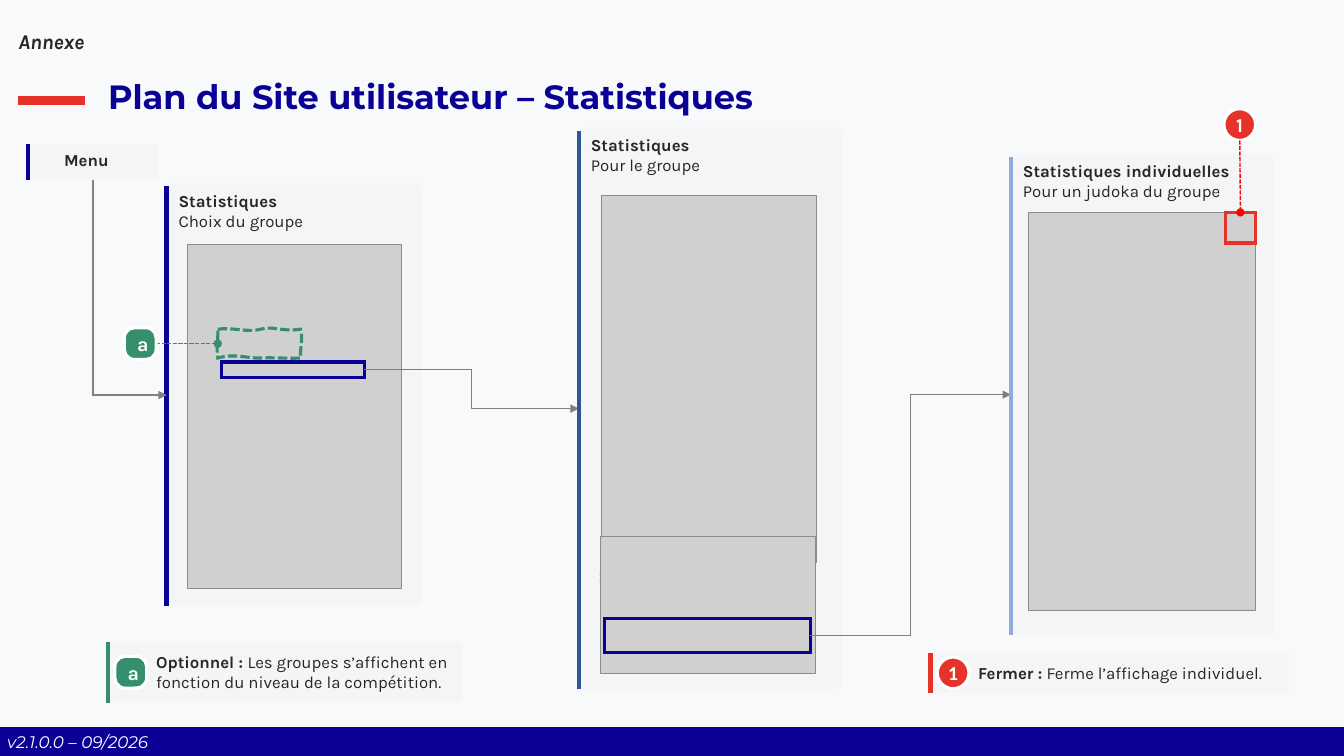
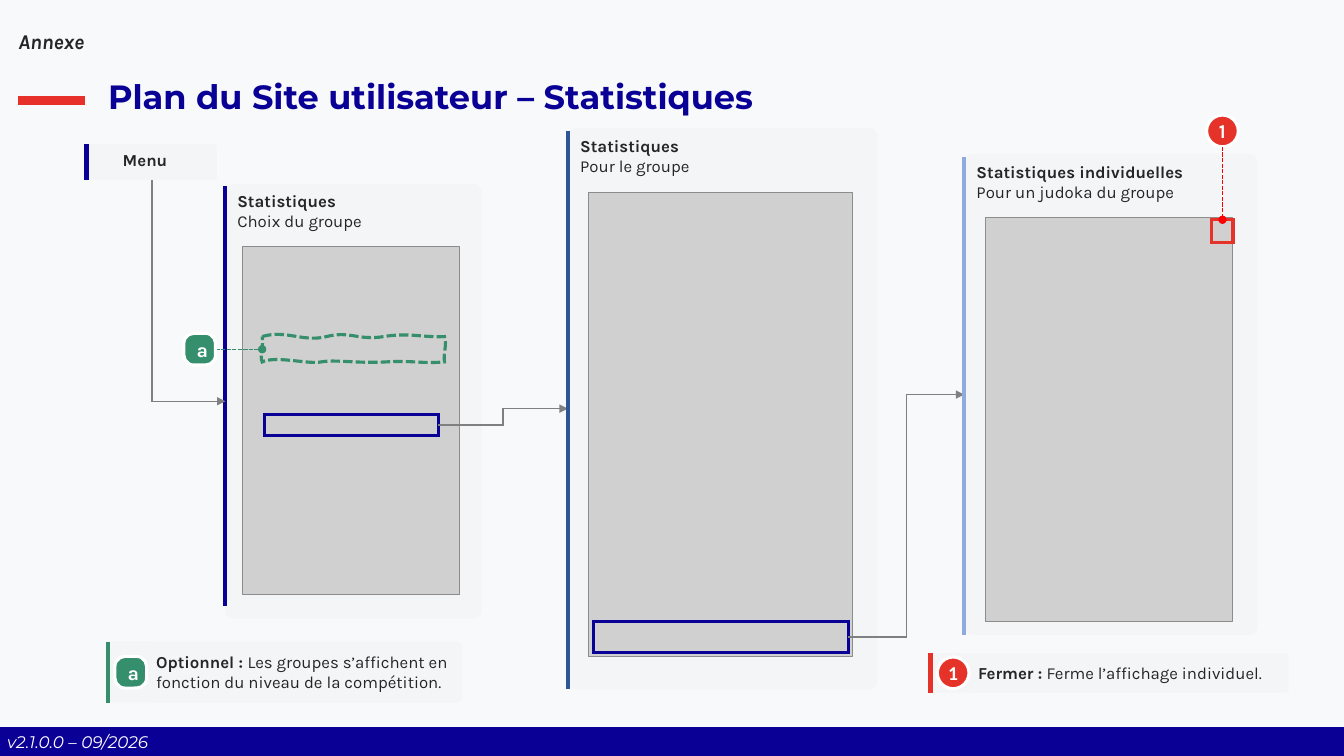
Before and after one commit to Comite-Rhone-Judo/PublicationSuiviCompetition, a slide deck: slide 55 of AppPublication/Documentation/PublicationSuiviCompetition - Manuel d'utilisation.pptx. Drawn at 1344x756 pixels with LibreOffice and Linux fonts; fonts in the diff are those of the drawing; grey boxes stand for pictures; background and template pictures are left out. Boxes give left, top, right and bottom in pixels: in the first picture for what was removed or moved away, otherwise in the second. Text is boxed around its words. In the diff, an @@ line names an element or a change of style, - is before the commit and + after.

Commit message:
Mise à jour des fichiers PDF et PPTX de documentation
Les fichiers ManuelUtilisateur.pdf et PublicationSuiviCompetition - Manuel d'utilisation.pptx ont été modifiés pour refléter les dernières évolutions ou corrections apportées à la documentation utilisateur.

```diff
--- a/AppPublication/Documentation/PublicationSuiviCompetition - Manuel d'utilisation.pptx
+++ b/AppPublication/Documentation/PublicationSuiviCompetition - Manuel d'utilisation.pptx
@@ ellipse "1": place and size @@
-ellipse "1" at (1224, 109, 1255, 140)
+ellipse "1" at (1207, 115, 1238, 146)
@@ text "Statistiques": place and size @@
-text "Statistiques" at (591, 139, 700, 175)
+text "Statistiques" at (580, 140, 689, 176)
@@ line moved from (579, 131) - (579, 690) to (568, 131) - (568, 690) @@
@@ arrow moved from (1240, 140) - (1241, 213) to (1223, 147) - (1223, 220) @@
@@ text "Statistiques individuelles": place and size @@
-text "Statistiques individuelles" at (1023, 165, 1230, 201)
+text "Statistiques individuelles" at (976, 166, 1183, 202)
@@ line moved from (1011, 156) - (1011, 635) to (965, 156) - (965, 635) @@
@@ elbow arrow moved from (93, 180) - (166, 395) to (152, 180) - (226, 401) @@
@@ 2 lines, 1 text: place and size @@
-2 lines, 1 text at (28, 144, 166, 606)
+2 lines, 1 text at (87, 144, 226, 606)
@@ text "Statistiques": place and size @@
-text "Statistiques" at (179, 195, 303, 231)
+text "Statistiques" at (237, 195, 362, 231)
@@ picture: place and size @@
-picture at (602, 196, 817, 564)
+picture at (589, 193, 852, 657)
@@ picture: place and size @@
-picture at (1028, 213, 1255, 611)
+picture at (986, 217, 1233, 621)
@@ rectangle: place and size @@
-rectangle at (1226, 213, 1256, 243)
+rectangle at (1212, 220, 1233, 242)
@@ picture: place and size @@
-picture at (188, 244, 402, 589)
+picture at (243, 247, 460, 595)
@@ rounded rectangle "a": place and size @@
-rounded rectangle "a" at (124, 328, 155, 359)
+rounded rectangle "a" at (184, 334, 215, 365)
@@ arrow moved from (156, 344) - (218, 344) to (216, 349) - (262, 349) @@
@@ freeform shape: place and size @@
-freeform shape at (218, 330, 300, 359)
+freeform shape at (262, 337, 445, 362)
@@ rectangle: place and size @@
-rectangle at (222, 362, 365, 377)
+rectangle at (264, 414, 438, 436)
@@ elbow arrow moved from (365, 370) - (579, 408) to (439, 425) - (568, 408) @@
@@ elbow arrow moved from (811, 636) - (1011, 394) to (848, 637) - (965, 394) @@
@@ freeform shape removed at (603, 469, 799, 596) @@
@@ picture removed at (601, 536, 816, 674) @@
@@ rectangle: place and size @@
-rectangle at (605, 619, 811, 653)
+rectangle at (594, 622, 849, 653)
```
Also in this commit, not shown: 6 other slides changed, 1 other file.
